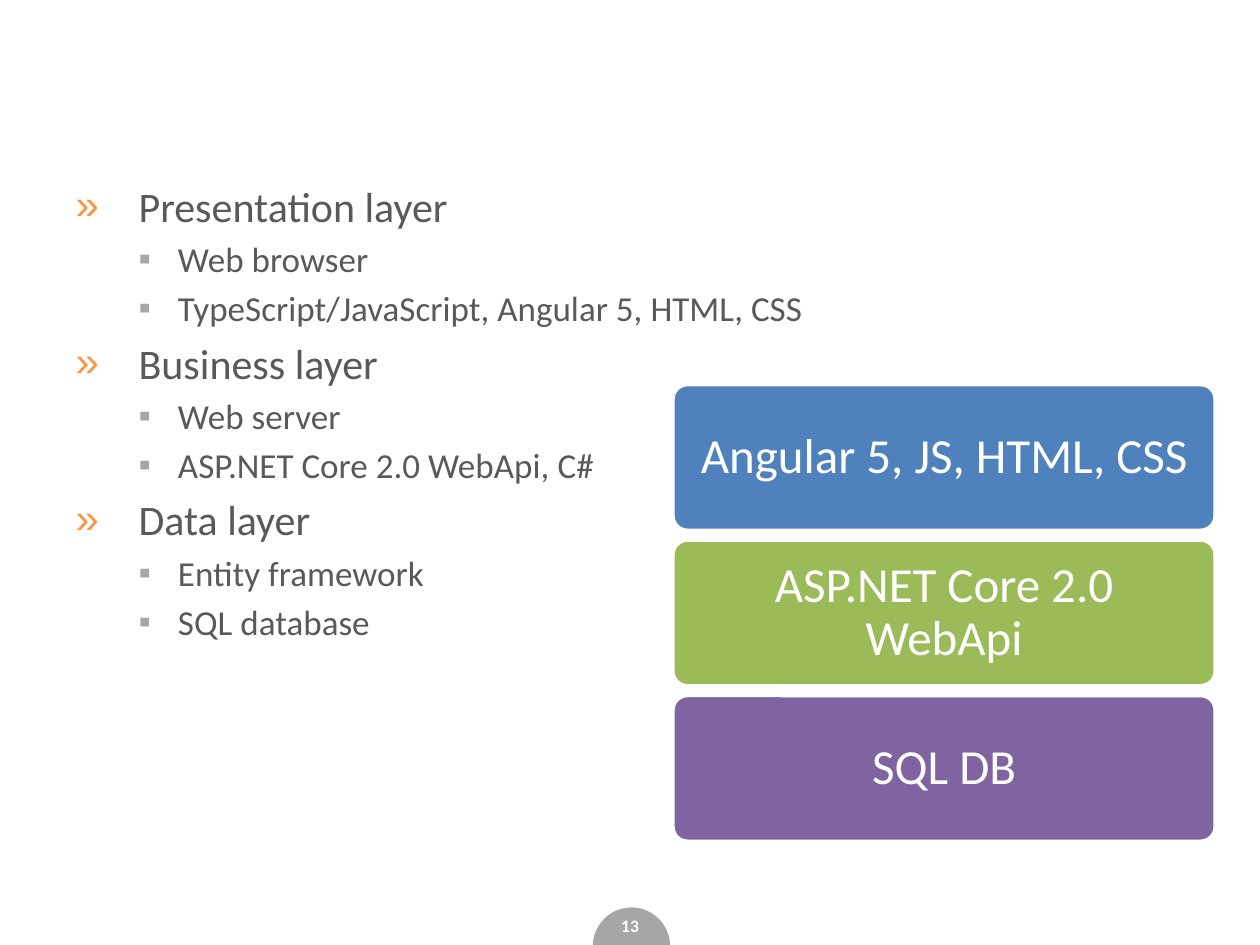
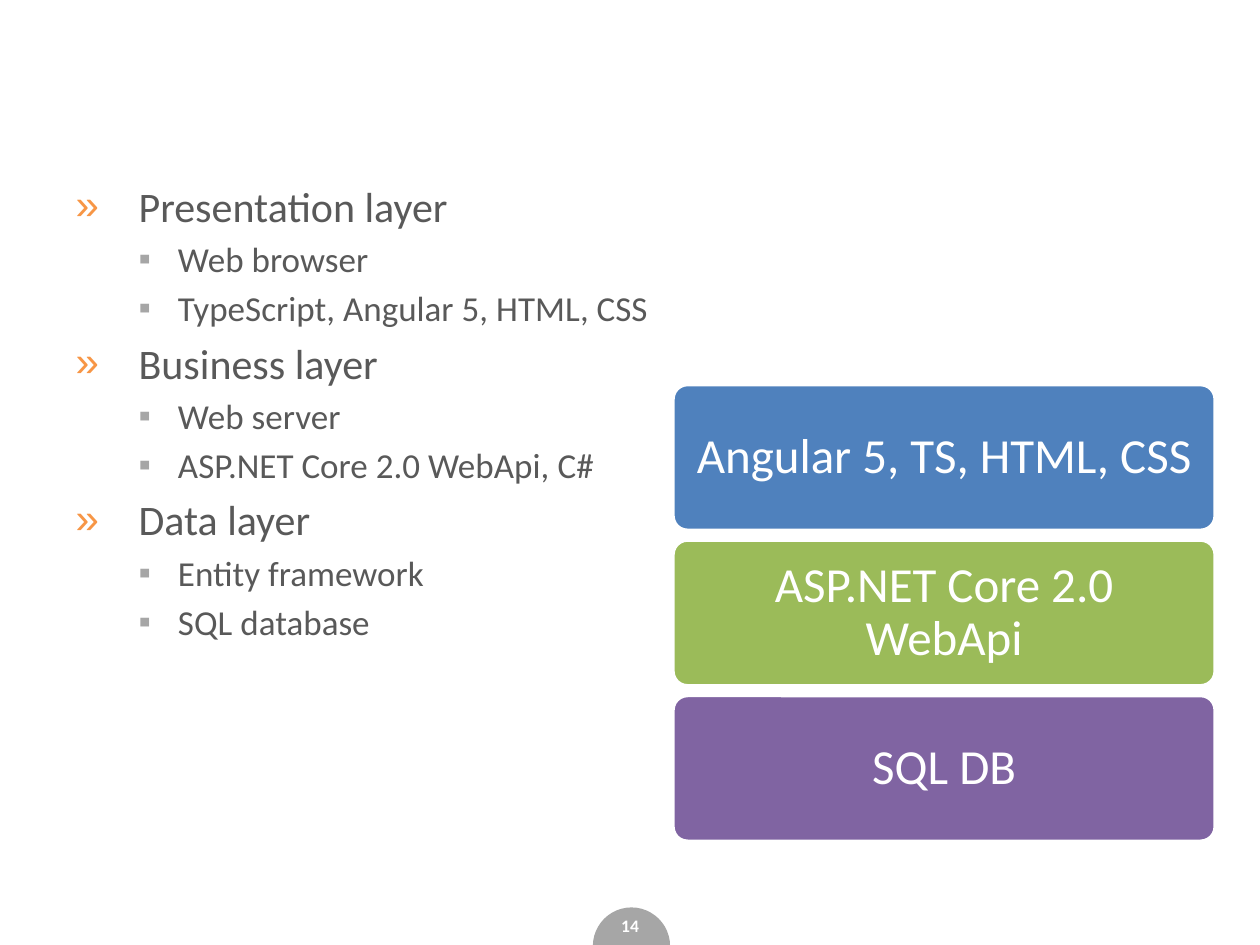
Before and after one commit to Katulus/WebApplictionTestingExample, a slide deck: slide 14 of slides.pptx (slide 13 before the commit). Drawn at 1260x945 pixels with LibreOffice and Linux fonts; fonts in the diff are those of the drawing; background and template pictures are left out. Boxes give left, top, right and bottom in pixels: in the first picture for what was removed or moved away, otherwise in the second. Text is boxed around its words. In the diff, an @@ line names an element or a change of style, - is before the commit and + after.

```diff
--- a/slides.pptx
+++ b/slides.pptx
@@ text at (178, 296, 648, 327): text changed @@
-  ▪ TypeScript/JavaScript, Angular 5, HTML, CSS
+  ▪ TypeScript, Angular 5, HTML, CSS
@@ text at (697, 439, 1191, 482): text changed @@
-Angular 5, JS, HTML, CSS
+Angular 5, TS, HTML, CSS
@@ page number at (621, 921, 639, 932): text changed @@
-13
+14
```
Also in this commit, not shown: 5 other slides changed, 1 slide added, 5 other files.
